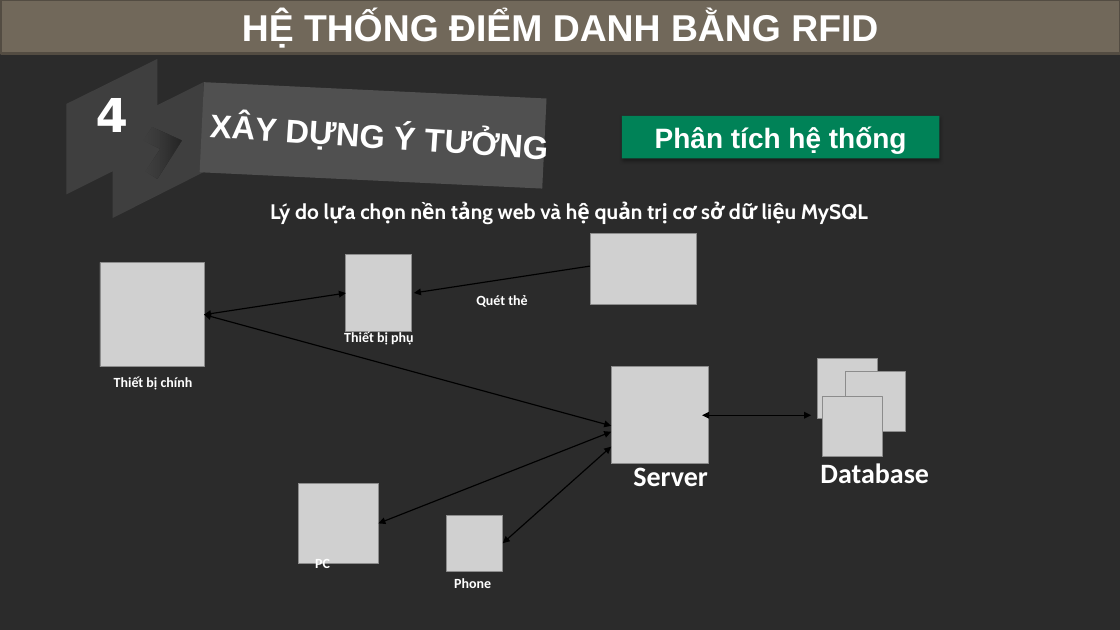
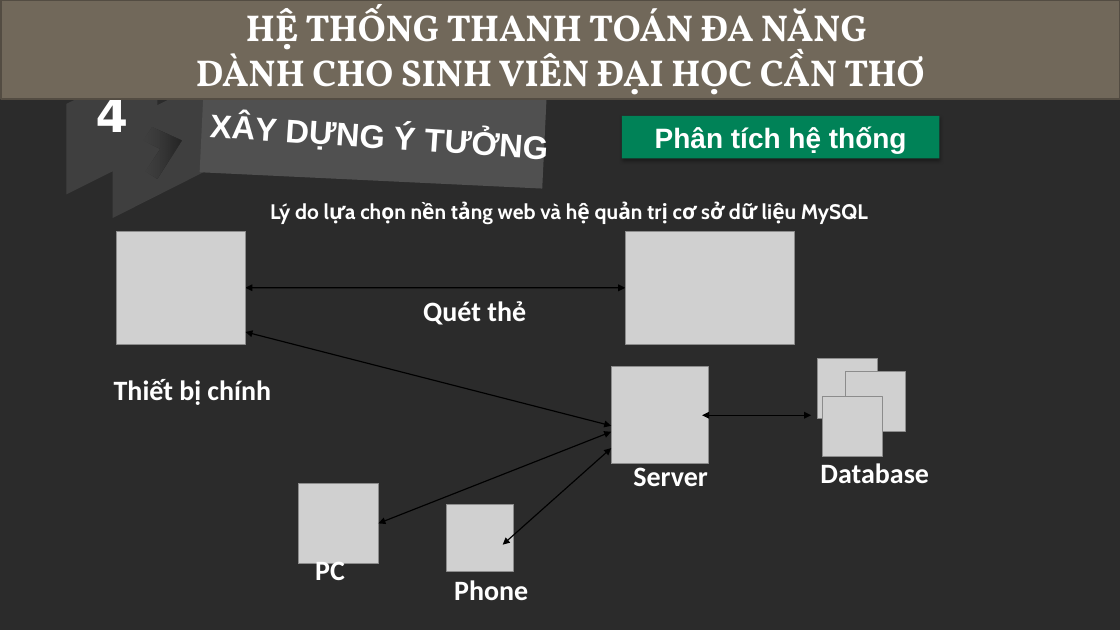
Before and after one commit to iblisbuu/TSV2018-26, a slide deck: slide 18 of documents/Thuyettrinh.pptx (slide 26 before the commit). Drawn at 1120x630 pixels with LibreOffice and Linux fonts; fonts in the diff are those of the drawing; grey boxes stand for pictures; background and template pictures are left out; a plain dark background stands for a picture behind light text. Boxes give left, top, right and bottom in pixels: in the first picture for what was removed or moved away, otherwise in the second. Text is boxed around its words. In the diff, an @@ line names an element or a change of style, - is before the commit and + after.

```diff
--- a/documents/Thuyettrinh.pptx
+++ b/documents/Thuyettrinh.pptx
@@ rectangle added at <box>1,0,1120,99</box>, fill #71685A, outline #544D43 2 pt, 32 pt, text #FFFFFF, bold @@
+HỆ THỐNG THANH TOÁN ĐA NĂNG
+DÀNH CHO SINH VIÊN ĐẠI HỌC CẦN THƠ
@@ picture: place and size @@
-picture at <box>346,255,413,332</box>
+picture at <box>117,231,245,344</box>
@@ picture: place and size @@
-picture at <box>591,234,697,304</box>
+picture at <box>625,232,795,344</box>
@@ picture removed at <box>100,263,204,367</box> @@
@@ double arrow removed from (346, 293) to (204, 315) @@
@@ double arrow moved from (414, 293) - (597, 266) to (245, 288) - (625, 288) @@
@@ text "Quét thẻ": place and size @@
-text "Quét thẻ" at <box>476,295,527,307</box>
+text "Quét thẻ" at <box>423,301,526,325</box>
@@ double arrow moved from (204, 315) - (612, 426) to (245, 332) - (612, 426) @@
@@ text removed at <box>344,331,413,345</box> @@
-Thiết bị phụ
@@ size 12 to 24 pt in 4 elements at <box>315,557,345,580</box>, <box>454,580,528,600</box>, <box>423,301,526,325</box>, <box>114,379,271,405</box> @@
@@ picture: place and size @@
-picture at <box>447,515,502,571</box>
+picture at <box>447,504,513,571</box>
```
Also in this commit, not shown: 28 other slides changed, 1 slide added, 11 slides removed.
